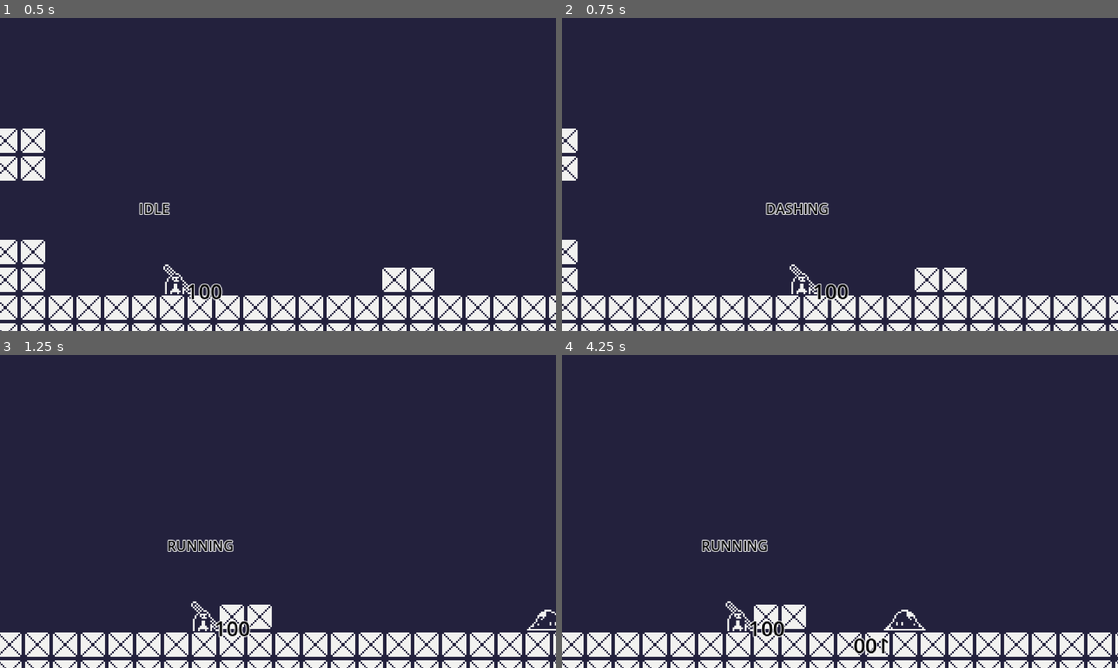
Above: before the commit, frames 1-4 (two rows, left to right).
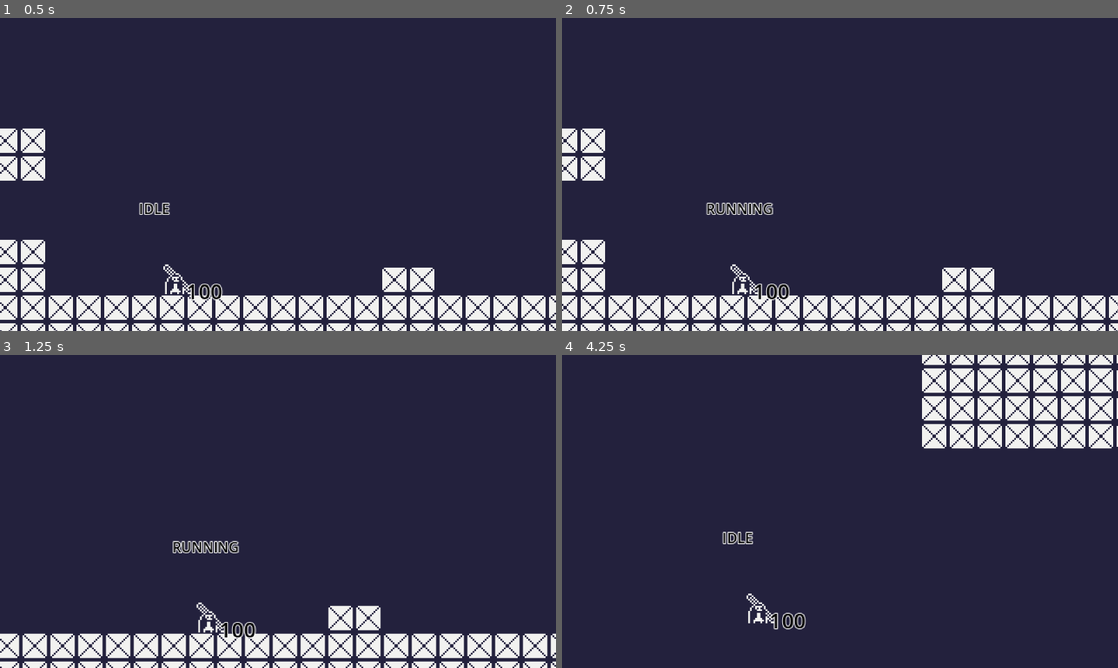
Above: after the commit, the same moments.

Repository: themoeboy/project-memory
Game: Godot game, scene res://src/main.tscn
Two runs of this game, one before a commit and one after it. Both use one fixed random seed, a clock stepped at 60 frames per second and the inputs below.
Inputs (mouse positions are in pixels of both pictures, inside the frame that each line leads up to):
- Up to frame 1 (0.5 s): no input
- Up to frame 2 (0.75 s): move the mouse to (962, 158) at 0.52 s; hold D (move_right) from 0.53 s (still down); tap Shift (dash) at 0.6 s
- Up to frame 3 (1.25 s): keep holding D (move_right); tap Space (jump) at 0.77 s
- Up to frame 4 (4.25 s): move the mouse to (728, 527) at 1.27 s; tap Shift (dash) at 1.35, 2.3, 2.85, 3.6 s; tap Space (jump) at 1.52, 3.02, 3.77 s; move the mouse to (895, 442) at 2.02 s; release D (move_right) at 2.03 s; hold A (move_left) 2.03-2.78 s; right-click (895, 442) at 2.1 s; move the mouse to (812, 574) at 2.77 s; hold D (move_right) from 2.78 s (still down); move the mouse to (1006, 558) at 3.52 s

Frame 1 is identical in both runs. In frame 2, 4.8% of the frame differs, in the area x 0-100%, y 35-100%; in frame 3, 7.0%; in frame 4, 17%, in the area x 0-100%, y 0-100%.
Error after the commit: Invalid operands 'Nil' and 'Vector2' in operator '-'. (res://src/player/player.gd:230)

Commit message:
Polearm and dash behavior changes

Diff:
--- a/src/helpers/enums.gd
+++ b/src/helpers/enums.gd
@@ -19,3 +19,9 @@
 	FLY,
 	IDLE
 }
+
+enum polearm_state {
+ 	PIERCING,
+	PAUSE,
+	RETURN
+}
--- a/src/helpers/util.gd
+++ b/src/helpers/util.gd
@@ -1,6 +1,7 @@
 extends Node
 
 var player_pos
+var polearm_pos
 
 func freeze_frame(timescale: float, duration: float ) -> void:
 	Engine.time_scale = timescale
--- a/src/player/player.gd
+++ b/src/player/player.gd
@@ -227,12 +227,14 @@
 	current_state = ENUMS.player_state.DOUBLE_JUMPING
 
 func dash():
-	pre_dash_velocity = velocity.x
+	var to_polearm = (UTIL.polearm_pos - global_position).normalized()
+
 	current_state = ENUMS.player_state.DASHING
 	dash_attack_area.monitoring = true  # Enable attack detection
 	dash_timer = DASH_TIME
-	velocity.x = last_direction * DASH_SPEED
-
+
+	# Apply velocity toward polearm
+	velocity = to_polearm * DASH_SPEED
 
 func handle_direction():
 	if input_direction != 0 and input_direction != last_direction:
--- a/src/player/polearm.gd
+++ b/src/player/polearm.gd
@@ -1,19 +1,23 @@
 extends Node2D
 
 @export var speed: float = 400
-@export var recoil_delay: float = 0.2
-@export var recoil_speed_multiplier: float = 0.5
-@export var deceleration_rate: float = 2000 # how fast it slows down
-@export var recoil_acceleration: float = 750 # how fast it recoils
-@export var turn_speed: int = 5 # how fast it turns
-@export var blend_factor = 0.1 # 0 = fully toward player, 1 = fully upward
+@export var deceleration_rate: float = 2000
+@export var recoil_acceleration: float = 1000
+@export var recoil_pierce_duration: float = 0.1   # Piercing time after hit
+@export var recoil_pause_duration: float = 0.2    # Hang time after piercing
+@export var turn_speed: float = 5.0               # Smooth turning
+@export var arc_weight: float = 0.5  # 0 = straight to player, 1 = full upward
 
 var direction: Vector2
-var damage: float = 0
+var damage: int = 0
+var current_speed: float = 0
 var hit: bool = false
+var recoiling: bool = false
 var recoil_timer: float = 0.0
-var current_speed: float = 0.0
-var recoiling: bool = false
+var recoil_phase = ENUMS.polearm_state.PIERCING
+var arc_blend_factor: float = 1.0
+
+@export var blend_decay_rate: float = 1.5  # Decay over ~0.7 sec
 
 @onready var collision = $hitbox/collision
 @onready var hitbox = $hitbox
@@ -22,42 +26,63 @@
 	current_speed = speed
 
 func _physics_process(delta):
+	UTIL.polearm_pos = position
+
 	if hit:
 		recoil_timer -= delta
-		if recoil_timer > 0:
-			# Gradually decelerate to 0 during recoil delay
-			current_speed = max(current_speed - deceleration_rate * delta, 0)
-			position += direction * current_speed * delta
-		else:
-			if not recoiling:
-				recoiling = true
-				current_speed = 0
 
-			# Calculate directions
-			var target_direction = (UTIL.player_pos - position).normalized()
-			var upward = Vector2(0, -1) # Up is negative Y in Godot
+		match recoil_phase:
+			ENUMS.polearm_state.PIERCING:  # Piercing Phase
+				if recoil_timer <= 0:
+					recoil_phase = ENUMS.polearm_state.PAUSE
+					recoil_timer = recoil_pause_duration
+					current_speed = 0
+				else:
+					# Continue moving forward briefly after hit
+					position += direction * current_speed * delta
 
-			# Blend between upward and toward player
+			ENUMS.polearm_state.PAUSE:  #  Hang Phase
+				if recoil_timer <= 0:
+					recoil_phase = ENUMS.polearm_state.RETURN
+					recoiling = true
+					current_speed = 0
+				# No movement during hang
 
-			var blended_direction = (upward * blend_factor + target_direction * (1.0 - blend_factor)).normalized()
+			ENUMS.polearm_state.RETURN:  #  Arc Return Phase
+				var to_player = (UTIL.player_pos - position)
+				var distance_to_player = to_player.length()
+				var player_direction = to_player.normalized()
 
-			direction = direction.slerp(blended_direction, turn_speed * delta).normalized()
+				# Blend arc more strongly at the start
+				arc_blend_factor = max(arc_blend_factor - blend_decay_rate * delta, 0.0)
 
-			# Gradually accelerate
-			current_speed = min(current_speed + recoil_acceleration * delta, speed * recoil_speed_multiplier)
-			position += direction * current_speed * delta
+				# Compute a curved direction: blend of upward and player
+				var curved_direction = (Vector2(0, -1) * arc_blend_factor + player_direction * (1.0 - arc_blend_factor)).normalized()
+
+				# Smoothly turn toward the curved direction
+				direction = direction.slerp(curved_direction, turn_speed * delta).normalized()
+
+				# Rotate visual toward direction
+				rotation = direction.angle()
+
+				# Accelerate and move
+				current_speed = min(current_speed + recoil_acceleration * delta, speed)
+				position += direction * current_speed * delta
+
 	else:
-		position += direction * speed * delta
+		# Normal forward movement
+		current_speed = speed
+		position += direction * current_speed * delta
 
 func _on_hitbox_area_entered(area: Area2D) -> void:
 	var enemy = area.get_parent()
-	if area.name == 'hitbox' and enemy.has_method("take_damage") and enemy.is_in_group('enemy'):
+	if area.name == 'hitbox' and enemy.has_method("take_damage") and enemy.is_in_group('enemy') and not hit:
 		enemy.take_damage(damage)
 		hit = true
-		recoil_timer = recoil_delay
-		# Properly disable collision detection
-		hitbox.set_deferred("monitoring", false)
-		collision.set_deferred("disabled", true)
+		recoil_phase = 0
+		recoil_timer = recoil_pierce_duration
+		# Disable collision during return if needed
+		$hitbox.monitoring = false
 
 
 func _on_retrievebox_body_entered(body: Node2D) -> void:
--- a/src/player/polearm.tscn
+++ b/src/player/polearm.tscn
@@ -12,15 +12,19 @@
 b = Vector2(15, 17)
 
 [sub_resource type="SegmentShape2D" id="SegmentShape2D_cjcwe"]
-a = Vector2(0, -5)
-b = Vector2(16, 11)
+b = Vector2(16, 16)
 
 [node name="polearm" type="Node2D"]
+position = Vector2(0, 2.38419e-07)
+rotation = -3.92699
 script = ExtResource("1_fgjkf")
+turn_speed = 10.0
+arc_weight = 0.35
 
 [node name="sprite" type="Sprite2D" parent="."]
 texture_filter = 2
 material = SubResource("ShaderMaterial_cjcwe")
+position = Vector2(8, 8)
 texture = ExtResource("2_wh4gw")
 
 [node name="hitbox" type="Area2D" parent="."]
@@ -28,13 +32,12 @@
 collision_mask = 8
 
 [node name="collision" type="CollisionShape2D" parent="hitbox"]
-position = Vector2(-7, -9)
+position = Vector2(1, -1)
 shape = SubResource("SegmentShape2D_sdp0l")
 
 [node name="retrievebox" type="Area2D" parent="."]
 
 [node name="collision" type="CollisionShape2D" parent="retrievebox"]
-position = Vector2(-8, -3)
 shape = SubResource("SegmentShape2D_cjcwe")
 debug_color = Color(0.613875, 0.381492, 0.95523, 0.42)
 
